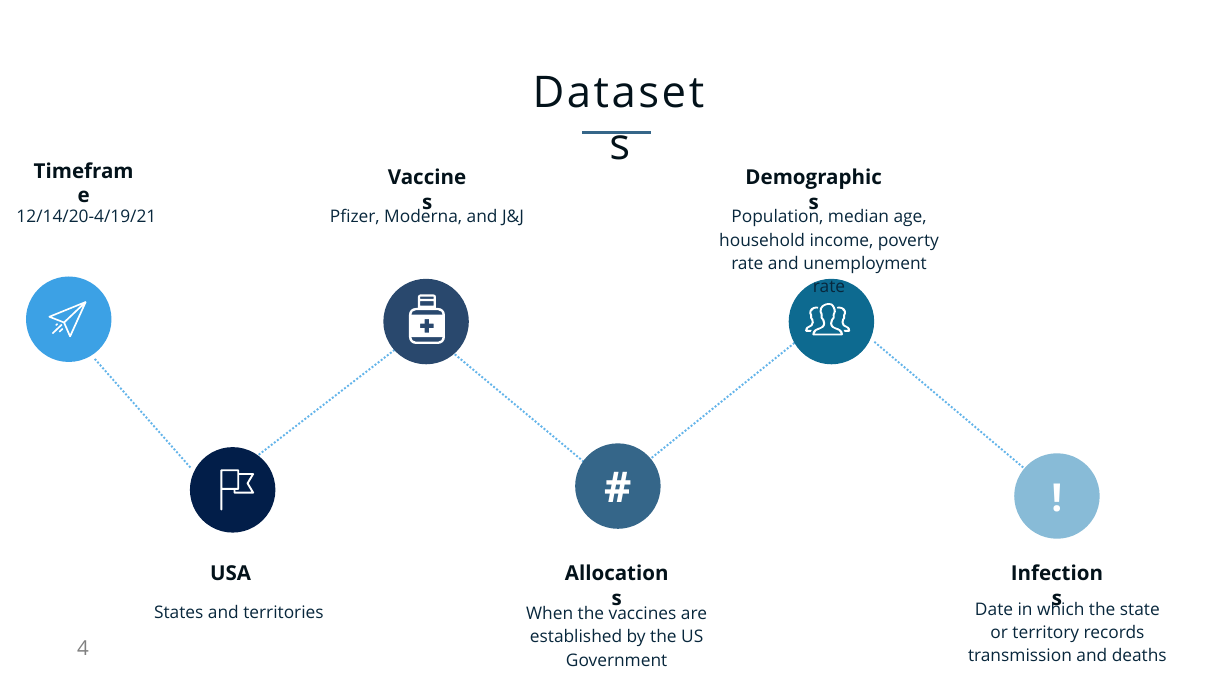
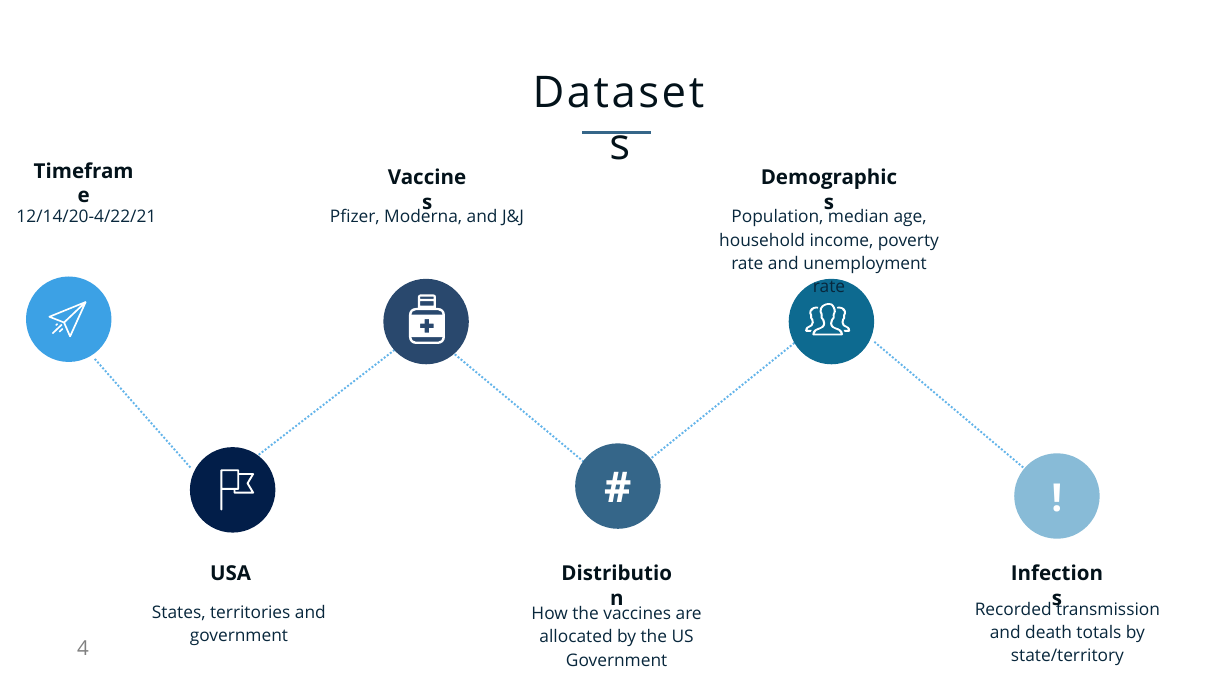
Before and after one commit to AnneNiemiec/Project_One, a slide deck: slide 4 of presentation/Project_one.pptx. Drawn at 1232x693 pixels with LibreOffice and Linux fonts; fonts in the diff are those of the drawing. Boxes give left, top, right and bottom in pixels: in the first picture for what was removed or moved away, otherwise in the second. Text is boxed around its words. In the diff, an @@ line names an element or a change of style, - is before the commit and + after.

```diff
--- a/presentation/Project_one.pptx
+++ b/presentation/Project_one.pptx
@@ text "Demographics" moved from (x1=738, y1=162, x2=889, y2=191) to (x1=754, y1=162, x2=904, y2=191) @@
@@ text at (x1=16, y1=209, x2=156, y2=222): text changed @@
-12/14/20-4/19/21
+12/14/20-4/22/21
@@ text at (x1=552, y1=558, x2=682, y2=588): text changed @@
-Allocations
+Distribution
@@ text at (x1=975, y1=599, x2=1160, y2=665): text changed @@
-Date in which the state or territory records transmission and deaths
+Recorded transmission and death totals by state/territory
@@ text at (x1=152, y1=604, x2=326, y2=645): text changed @@
-States and territories
+States, territories and government
@@ text at (x1=531, y1=605, x2=702, y2=666): text changed @@
-When the vaccines are established by the US Government
+How the vaccines are allocated by the US Government
```
Also in this commit, not shown: 6 other slides changed, 7 slides added, 5 slides removed, 2 other files.
